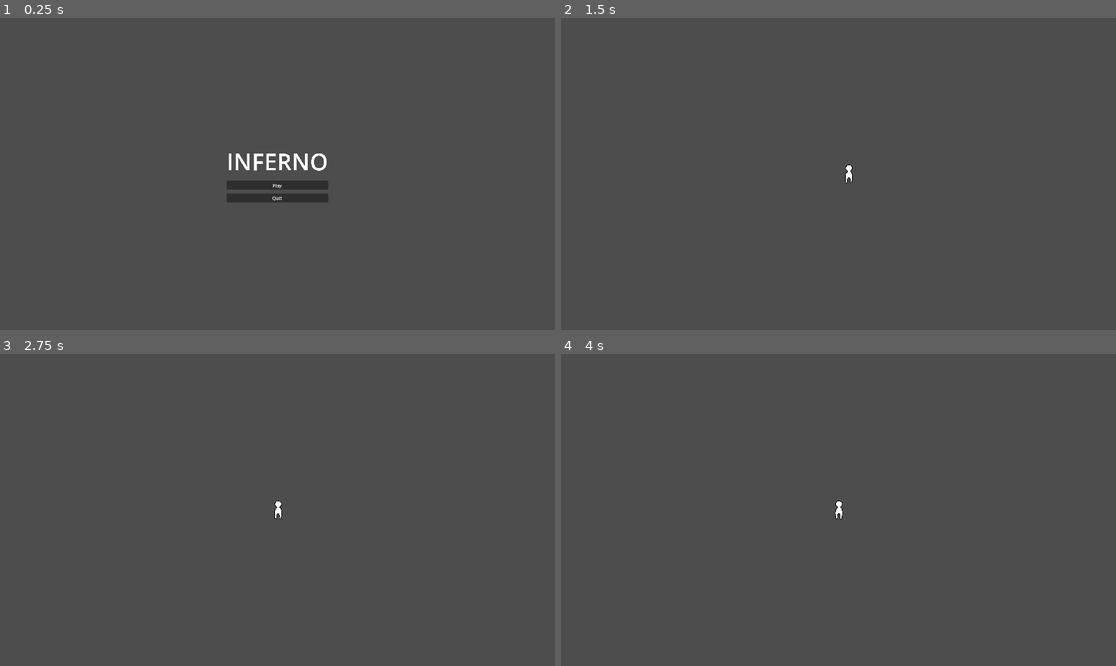
Above: before the commit, frames 1-4 (two rows, left to right).
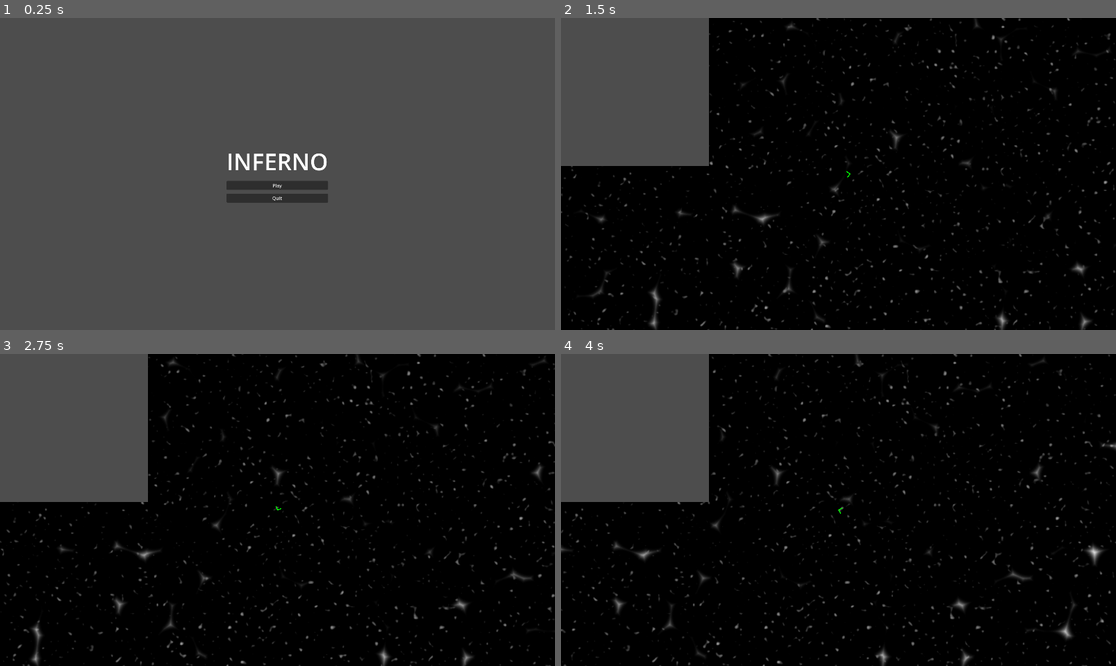
Above: after the commit, the same moments.

Repository: wpuerner/inferno
Game: Godot game, scene res://scenes/main_menu.tscn
Two runs of this game, one before a commit and one after it. Both use one fixed random seed, a clock stepped at 60 frames per second and the inputs below.
Inputs (mouse positions are in pixels of both pictures, inside the frame that each line leads up to):
- Up to frame 1 (0.25 s): no input
- Up to frame 2 (1.5 s): click "Play" at 0.5 s; tap Enter at 1.25 s; move the mouse to (960, 158) at 1.27 s; press the mouse at (960, 158) at 1.28 s; hold D (move_right) from 1.28 s (still down)
- Up to frame 3 (2.75 s): release D (move_right) at 2 s; release the mouse at (399, 494) at 2 s; drag from (166, 525) to (249, 572) at 2.02 s
- Up to frame 4 (4 s): tap Space at 2.75 s; move the mouse to (894, 441) at 2.77 s; press the mouse at (894, 441) at 2.78 s; hold D (move_right) 2.78-3.5 s; release the mouse at (894, 441) at 3.5 s; drag from (810, 572) to (672, 463) at 3.52 s

The runs differ from the first frame. In frame 1, less than 0.1% of the frame differs, in the area x 41-59%, y 43-59%; in frame 2, 86%, in the area x 0-100%, y 0-100%; in frame 3, 86%; in frame 4, 86%.
Error before the commit: Trying to assign an array of type "Array[Node]" to a variable of type "Array[Rune]". (res://scenes/handlers/rune_pool.gd:34)
Error after the commit: Invalid assignment of property or key 'text' with value of type 'String' on a base object of type 'null instance'. (res://scenes/main.gd:18)

Commit message:
update player movement and camera background

Diff:
--- a/project.godot
+++ b/project.godot
@@ -77,12 +77,10 @@
 
 [physics]
 
+common/physics_ticks_per_second=120
 2d/default_gravity=0.0
+common/physics_interpolation=true
 
 [rendering]
 
-textures/canvas_textures/default_texture_filter=0
-renderer/rendering_method="gl_compatibility"
 renderer/rendering_method.mobile="gl_compatibility"
-2d/snap/snap_2d_transforms_to_pixel=true
-2d/snap/snap_2d_vertices_to_pixel=true
--- a/scenes/game_camera.gd
+++ b/scenes/game_camera.gd
@@ -1,8 +1,18 @@
 extends Camera2D
 
-var player: Node2D
+@export var player: Node2D
 var follow_speed = 10
 
-func _physics_process(delta):
+const INNER_BACKGROUND_PAN_FACTOR: float = 0.5
+const OUTER_BACKGROUND_PAN_FACTOR: float = 0.2
+
+func _ready():
+	$Background.region_rect.size = get_viewport_rect().size
+	$Background2.region_rect.size = get_viewport_rect().size
+
+func _process(delta: float):
 	if !is_instance_valid(player): return
 	global_position = global_position.lerp(player.global_position, delta * follow_speed)
+
+	$Background.region_rect.position = global_position * INNER_BACKGROUND_PAN_FACTOR
+	$Background2.region_rect.position = global_position * OUTER_BACKGROUND_PAN_FACTOR
--- /dev/null
+++ b/scenes/game_camera.tscn
@@ -0,0 +1,54 @@
+[gd_scene load_steps=8 format=3 uid="uid://dyxjrdhdnrs2b"]
+
+[ext_resource type="Script" path="res://scenes/game_camera.gd" id="1_mmott"]
+
+[sub_resource type="Gradient" id="Gradient_8lea3"]
+offsets = PackedFloat32Array(0.688849, 0.915468)
+
+[sub_resource type="FastNoiseLite" id="FastNoiseLite_nj61t"]
+noise_type = 4
+frequency = 0.1832
+fractal_type = 0
+
+[sub_resource type="NoiseTexture2D" id="NoiseTexture2D_mvo2w"]
+width = 5000
+height = 5000
+generate_mipmaps = false
+normalize = false
+color_ramp = SubResource("Gradient_8lea3")
+noise = SubResource("FastNoiseLite_nj61t")
+
+[sub_resource type="Gradient" id="Gradient_uefek"]
+interpolation_mode = 2
+offsets = PackedFloat32Array(0.372302, 0.566547)
+colors = PackedColorArray(0, 0, 0, 0, 1, 1, 1, 1)
+
+[sub_resource type="FastNoiseLite" id="FastNoiseLite_bao3b"]
+noise_type = 2
+frequency = 0.0221
+fractal_type = 0
+fractal_gain = 0.1
+
+[sub_resource type="NoiseTexture2D" id="NoiseTexture2D_4mytm"]
+width = 5000
+height = 5000
+generate_mipmaps = false
+normalize = false
+color_ramp = SubResource("Gradient_uefek")
+noise = SubResource("FastNoiseLite_bao3b")
+
+[node name="GameCamera" type="Camera2D"]
+zoom = Vector2(2.03, 2.03)
+script = ExtResource("1_mmott")
+
+[node name="Background2" type="Sprite2D" parent="."]
+z_index = -1
+texture = SubResource("NoiseTexture2D_mvo2w")
+region_enabled = true
+region_rect = Rect2(0, 0, 512, 512)
+
+[node name="Background" type="Sprite2D" parent="."]
+z_index = -1
+texture = SubResource("NoiseTexture2D_4mytm")
+region_enabled = true
+region_rect = Rect2(0, 0, 512, 512)
--- a/scenes/handlers/rune_pool.gd
+++ b/scenes/handlers/rune_pool.gd
@@ -31,7 +31,8 @@
 	discard.append(rune)
 
 func _ready():
-	deck = get_children().filter(func(child): return child is Rune)
+	for child in get_children().filter(func(child): return child is Rune):
+		deck.append(child)
 	_shuffle_deck()
 
 func _shuffle_deck():
--- a/scenes/main.tscn
+++ b/scenes/main.tscn
@@ -19,7 +19,7 @@
 [ext_resource type="PackedScene" uid="uid://banoqqqiycy83" path="res://scenes/runes/worms/worms.tscn" id="16_0sl1q"]
 [ext_resource type="PackedScene" uid="uid://htuatyjsj8qn" path="res://scenes/runes/warp/warp.tscn" id="17_dhgyn"]
 [ext_resource type="PackedScene" uid="uid://bol8r1078ljn6" path="res://scenes/interface/hand_interface/hand.tscn" id="19_j6yop"]
-[ext_resource type="Script" path="res://scenes/game_camera.gd" id="22_m5y6a"]
+[ext_resource type="PackedScene" uid="uid://dyxjrdhdnrs2b" path="res://scenes/game_camera.tscn" id="20_q2ocl"]
 
 [node name="Main" type="Node2D"]
 y_sort_enabled = true
@@ -80,6 +80,4 @@
 
 [node name="Hand" parent="CanvasLayer/SubViewportContainer/SubViewport" instance=ExtResource("19_j6yop")]
 
-[node name="GameCamera" type="Camera2D" parent="."]
-zoom = Vector2(2.03, 2.03)
-script = ExtResource("22_m5y6a")
+[node name="GameCamera" parent="." instance=ExtResource("20_q2ocl")]
--- a/scenes/mobs/flocking_mob/flocking_mob_test.tscn
+++ b/scenes/mobs/flocking_mob/flocking_mob_test.tscn
@@ -21,86 +21,5 @@
 [node name="FlockingMob4" parent="." instance=ExtResource("2_qgpnr")]
 position = Vector2(832, 418)
 
-[node name="FlockingMob5" parent="." instance=ExtResource("2_qgpnr")]
-position = Vector2(1512, 736)
-
-[node name="FlockingMob6" parent="." instance=ExtResource("2_qgpnr")]
-position = Vector2(1512, 736)
-
-[node name="FlockingMob7" parent="." instance=ExtResource("2_qgpnr")]
-position = Vector2(1512, 736)
-
-[node name="FlockingMob8" parent="." instance=ExtResource("2_qgpnr")]
-position = Vector2(1512, 736)
-
-[node name="FlockingMob9" parent="." instance=ExtResource("2_qgpnr")]
-position = Vector2(1512, 736)
-
-[node name="FlockingMob10" parent="." instance=ExtResource("2_qgpnr")]
-position = Vector2(1512, 736)
-
-[node name="FlockingMob11" parent="." instance=ExtResource("2_qgpnr")]
-position = Vector2(1512, 736)
-
-[node name="FlockingMob12" parent="." instance=ExtResource("2_qgpnr")]
-position = Vector2(1512, 736)
-
-[node name="FlockingMob13" parent="." instance=ExtResource("2_qgpnr")]
-position = Vector2(1512, 736)
-
-[node name="FlockingMob14" parent="." instance=ExtResource("2_qgpnr")]
-position = Vector2(1512, 736)
-
-[node name="FlockingMob15" parent="." instance=ExtResource("2_qgpnr")]
-position = Vector2(1512, 736)
-
-[node name="FlockingMob16" parent="." instance=ExtResource("2_qgpnr")]
-position = Vector2(1512, 736)
-
-[node name="FlockingMob17" parent="." instance=ExtResource("2_qgpnr")]
-position = Vector2(1512, 736)
-
-[node name="FlockingMob18" parent="." instance=ExtResource("2_qgpnr")]
-position = Vector2(1512, 736)
-
-[node name="FlockingMob19" parent="." instance=ExtResource("2_qgpnr")]
-position = Vector2(1512, 736)
-
-[node name="FlockingMob20" parent="." instance=ExtResource("2_qgpnr")]
-position = Vector2(1512, 736)
-
-[node name="FlockingMob21" parent="." instance=ExtResource("2_qgpnr")]
-position = Vector2(1512, 736)
-
-[node name="FlockingMob22" parent="." instance=ExtResource("2_qgpnr")]
-position = Vector2(1512, 736)
-
-[node name="FlockingMob23" parent="." instance=ExtResource("2_qgpnr")]
-position = Vector2(1512, 736)
-
-[node name="FlockingMob24" parent="." instance=ExtResource("2_qgpnr")]
-position = Vector2(1512, 736)
-
-[node name="FlockingMob25" parent="." instance=ExtResource("2_qgpnr")]
-position = Vector2(1512, 736)
-
-[node name="FlockingMob26" parent="." instance=ExtResource("2_qgpnr")]
-position = Vector2(1512, 736)
-
-[node name="FlockingMob27" parent="." instance=ExtResource("2_qgpnr")]
-position = Vector2(1512, 736)
-
-[node name="FlockingMob28" parent="." instance=ExtResource("2_qgpnr")]
-position = Vector2(1512, 736)
-
-[node name="FlockingMob29" parent="." instance=ExtResource("2_qgpnr")]
-position = Vector2(1512, 736)
-
-[node name="FlockingMob30" parent="." instance=ExtResource("2_qgpnr")]
-position = Vector2(1512, 736)
-
-[node name="FlockingMob31" parent="." instance=ExtResource("2_qgpnr")]
-position = Vector2(1512, 736)
-
 [node name="Target" type="Sprite2D" parent="."]
 texture = SubResource("PlaceholderTexture2D_ceqf2")
--- a/scenes/player/player.gd
+++ b/scenes/player/player.gd
@@ -17,11 +17,14 @@
 	var direction_y: float = Input.get_axis("move_up", "move_down")
 	var direction: Vector2 = Vector2(direction_x, direction_y).normalized()
 
-	print_debug(direction)
-
 	if direction.length() > 0:
 		velocity = velocity.move_toward(direction * max_speed, delta * acceleration)
 	else:
 		velocity = velocity.move_toward(Vector2.ZERO, delta * deceleration)
 
+	global_rotation = global_position.angle_to_point(get_global_mouse_position())
+
 	move_and_slide()
+
+func _draw():
+	draw_polyline([Vector2(-20, -20), Vector2(0, 0), Vector2(-20, 20)], Color.GREEN, 5, true)
--- a/scenes/player/player.tscn
+++ b/scenes/player/player.tscn
@@ -1,9 +1,7 @@
-[gd_scene load_steps=6 format=3 uid="uid://pdahs317ljur"]
+[gd_scene load_steps=4 format=3 uid="uid://pdahs317ljur"]
 
 [ext_resource type="Script" path="res://scenes/player/player.gd" id="1_31rwy"]
-[ext_resource type="Texture2D" uid="uid://lqlchfa1pk6y" path="res://scenes/player/player.png" id="1_bftvy"]
 [ext_resource type="Script" path="res://scenes/player/player_health.gd" id="2_pv3nn"]
-[ext_resource type="PackedScene" uid="uid://dun2wrnfjw7qi" path="res://scenes/parts/warp_utility/warp_utility.tscn" id="4_cr5pl"]
 
 [sub_resource type="CapsuleShape2D" id="CapsuleShape2D_ncfpm"]
 radius = 24.0
@@ -16,14 +14,9 @@
 motion_mode = 1
 script = ExtResource("1_31rwy")
 
-[node name="Sprite2D" type="Sprite2D" parent="."]
-texture = ExtResource("1_bftvy")
-
 [node name="CollisionShape2D" type="CollisionShape2D" parent="."]
 position = Vector2(2, 0)
 shape = SubResource("CapsuleShape2D_ncfpm")
 
 [node name="PlayerHealth" type="Node" parent="."]
 script = ExtResource("2_pv3nn")
-
-[node name="WarpUtility" parent="." instance=ExtResource("4_cr5pl")]
--- /dev/null
+++ b/scenes/player/player_test.gd
@@ -0,0 +1,5 @@
+extends Node2D
+
+
+func _ready():
+	$Player.global_position = get_viewport_rect().size / 2
--- /dev/null
+++ b/scenes/player/player_test.tscn
@@ -0,0 +1,14 @@
+[gd_scene load_steps=4 format=3 uid="uid://xn0smvde8weo"]
+
+[ext_resource type="PackedScene" uid="uid://pdahs317ljur" path="res://scenes/player/player.tscn" id="1_axyg8"]
+[ext_resource type="Script" path="res://scenes/player/player_test.gd" id="1_pfifn"]
+[ext_resource type="PackedScene" uid="uid://dyxjrdhdnrs2b" path="res://scenes/game_camera.tscn" id="2_6bpwe"]
+
+[node name="PlayerTest" type="Node2D"]
+script = ExtResource("1_pfifn")
+
+[node name="Player" parent="." instance=ExtResource("1_axyg8")]
+
+[node name="GameCamera" parent="." node_paths=PackedStringArray("player") instance=ExtResource("2_6bpwe")]
+zoom = Vector2(1.2, 1.2)
+player = NodePath("../Player")
Not shown, added: scenes/gamC673.tmp
Not shown, added: scenes/gamDCBA.tmp
